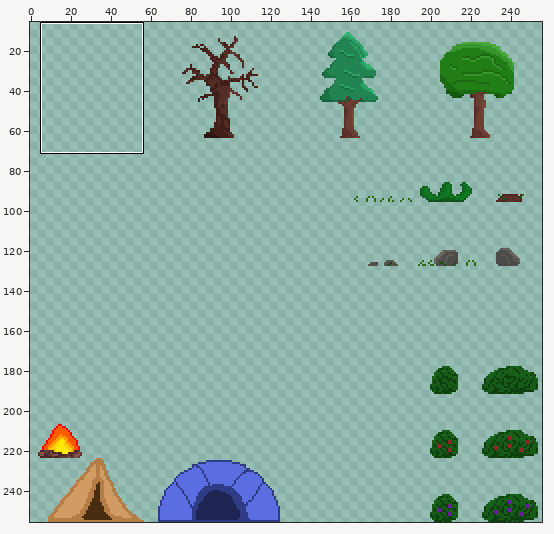
A sprite sheet gets an edit: Vojtech/Assets/Sprites/Forest/Forest_Tilemap.png. Above, an overview of the earlier version with the close-up marked.
Close-up. The starting point:
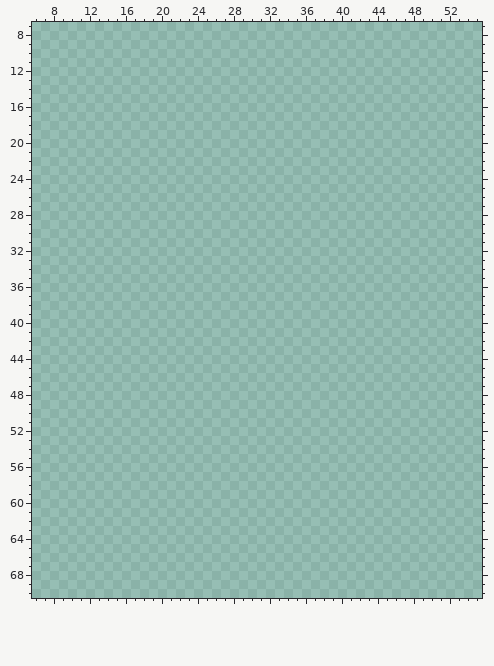
The file is 256x256 pixels. Colours within 5 levels of each other are drawn and written as one. Shown: x 6..55, y 7..70. The wide view leaves out empty margins. The commit also changed other parts of the picture, which this record leaves out.
After:
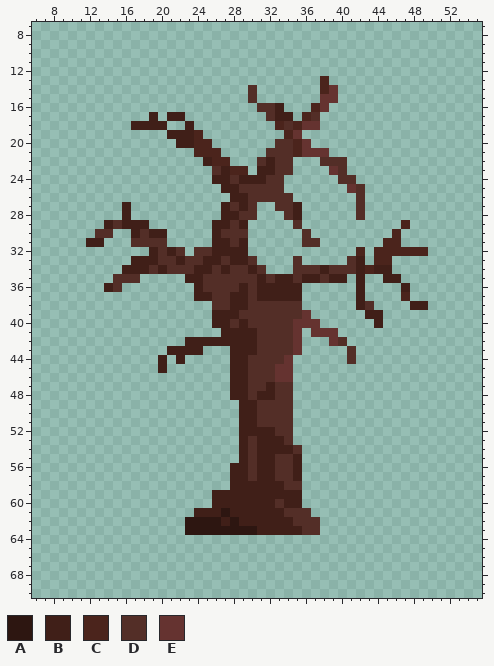
Palette (. is transparent): A #2d1611  B #401f18  C #4b241c  D #532e27  E #653330
Diff:
y 13: x 38 . -> C
y 14: x 30 . -> D; x 38..39 .. -> CE
y 15: x 30 . -> D; x 38..39 .. -> EE
y 16: x 31..33 ... -> DDB; x 37..38 .. -> CE
y 17: x 19 . -> B; x 21..22 .. -> BB; x 32..34 ... -> DBB; x 36..37 .. -> CD
y 18: x 17..20 .... -> BBBB; x 23 . -> B; x 33..37 ..... -> CDCEE
y 19: x 21..24 .... -> BBBC; x 34..35 .. -> CE
y 20: x 22..25 .... -> BBCC; x 33..36 .... -> DDCE
y 21: x 24..26 ... -> CCC; x 32..38 ....... -> DDDCEEE
y 22: x 25..27 ... -> BCC; x 31..34 .... -> DBDD; x 38..40 ... -> DDD
y 23: x 26..29 .... -> DBCC; x 31..34 .... -> BBDD; x 39..40 .. -> ED
y 24: x 26..33 ........ -> BBDBBBDD; x 40..41 .. -> DD
y 25: x 27..33 ....... -> BBDDDDD; x 41..42 .. -> ED
y 26: x 28..34 ....... -> BBDDDDD; x 42 . -> D
y 27: x 16 . -> B; x 27..30 .... -> BDBD; x 33..35 ... -> DDB; x 42 . -> D
y 28: x 16 . -> B; x 27..30 .... -> BBDD; x 34..35 .. -> DB; x 42 . -> D
y 29: x 14..18 ..... -> BDBBB; x 26..29 .... -> BBDB; x 35 . -> D; x 47 . -> C
y 30: x 13..14 .. -> DD; x 17..20 .... -> BDBB; x 26..29 .... -> BDDD; x 36 . -> D; x 46 . -> C
y 31: x 12..13 .. -> BB; x 17..20 .... -> DDDD; x 26..29 .... -> BBDB; x 36..37 .. -> DD; x 45..46 .. -> CC
y 32: x 19..22 .... -> BDBD; x 24..29 ...... -> DDBBBB; x 42 . -> C; x 44..49 ...... -> CCCCCC
y 33: x 17..30 .............. -> BBBDDBDDBBDBBD; x 35 . -> D; x 41..42 .. -> DB; x 44..45 .. -> CC
y 34: x 16..31 ................ -> BBBDBDDDBBDBDDBD; x 35..45 ........... -> DDDBDDDBCBB
y 35: x 15..17 ... -> DDD; x 23..40 .................. -> BBDDDDDDBDBBDBBDBB; x 42 . -> B; x 45..46 .. -> BB
y 36: x 14..15 .. -> BD; x 24..35 ............ -> BDDDDBDBBBBB; x 42 . -> B; x 47 . -> B
y 37: x 24..35 ............ -> BBDDBBDBBBBB; x 42 . -> B; x 47 . -> C
y 38: x 26..35 .......... -> DDBBDDDDDD; x 42..43 .. -> BD; x 48..49 .. -> BB
y 39: x 26..36 ........... -> BBBDDDDDDDE; x 43..44 .. -> BB
y 40: x 26..37 ............ -> BBDBDDDDDEEE; x 44 . -> B
y 41: x 27..35 ......... -> BBBBDDDDE; x 37..39 ... -> EEE
y 42: x 23..35 ............. -> BBBBBBBBDDDDE; x 39..40 .. -> ED
y 43: x 21..24 .... -> BBBB; x 28..35 ........ -> BBBDDDDE; x 41 . -> D
y 44: x 20 . -> B; x 22 . -> B; x 28..34 ....... -> BBDDDDE; x 41 . -> D
y 45: x 20 . -> B; x 28..34 ....... -> BBDDDEE
y 46: x 28..34 ....... -> BBDDDEE
y 47: x 28..34 ....... -> BBDDBDD
y 48: x 28..34 ....... -> BBDBBDD
y 49..51: x 29..34 ...... -> BBDDDD
y 52: x 29..34 ...... -> BBBBDD
y 53: x 29..34 ...... -> BDBBBD
y 54: x 29..35 ....... -> BDBBBBD
y 55: x 29..35 ....... -> BDBBDDB
y 56..57: x 28..35 ........ -> BBDBBDDB
y 58: x 28..35 ........ -> BBBBBBDD
y 59: x 26..35 .......... -> BBBBBBBBBB
y 60: x 26..35 .......... -> BBBBBBBDBB
y 61: x 24..36 ............. -> BBBABBBBBBDDD
y 62: x 23..37 ............... -> AAAABABBBBBBDDD
y 63: x 23..37 ............... -> AAAAAAAABBBBBDD
Boxes around the changes in both close-ups, in picture pixels (x1, y1, x2, y2):
added: (86, 76, 428, 535)
